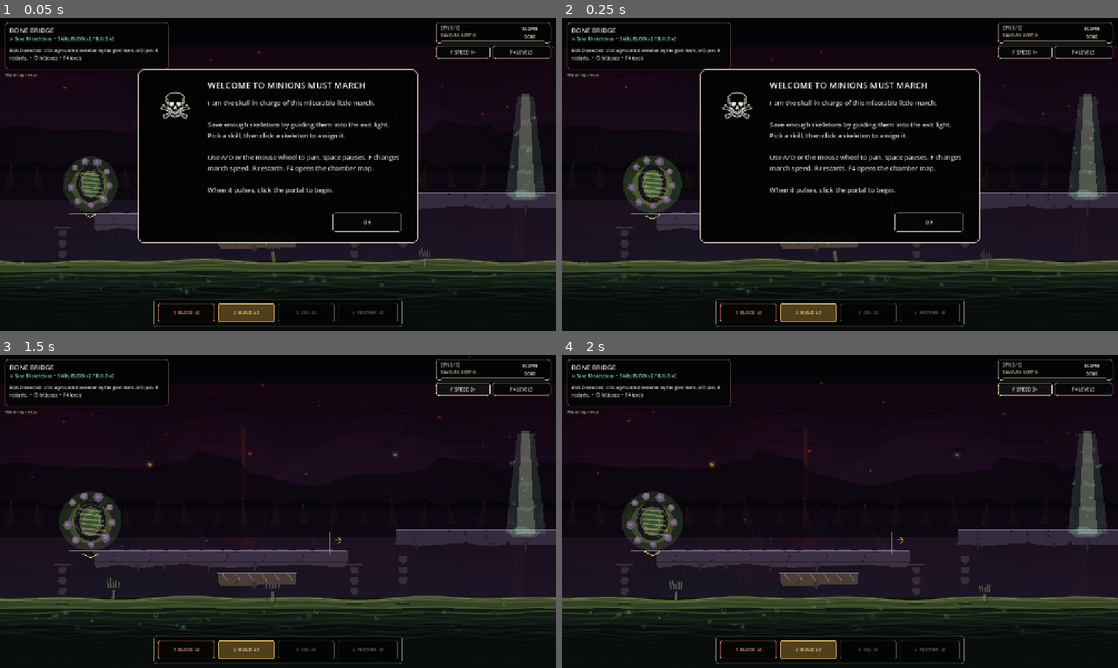
Above: before the commit, frames 1-4 (two rows, left to right).
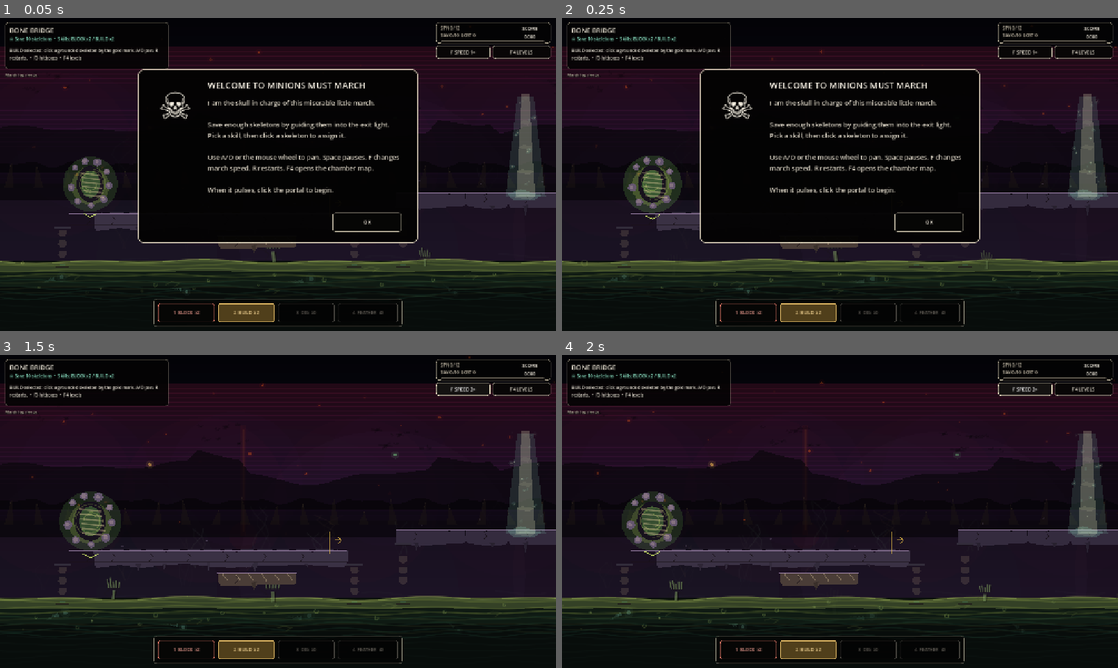
Above: after the commit, the same moments.

Repository: pwshfan1980h/minions-must-march
Game: Godot game, scene res://scenes/GameRoot.tscn
The game is run twice, just before and just after one commit, with the same random seed, the same clock (stepped at 60 frames per second) and the same inputs. Sound files missing from this copy of the repository are replaced by a short silence.
Inputs:
- Up to frame 1 (0.05 s): no input
- Up to frame 2 (0.25 s): no input
- Up to frame 3 (1.5 s): click "OK" at 0.5 s; click "F SPEED 1×" at 1.25 s
- Up to frame 4 (2 s): no input

The runs differ from the first frame. In frame 1, 1.1% of the frame differs, in the area x 0-100%, y 10-18%; in frame 2, 1.1%; in frame 3, 1.4%; in frame 4, 1.4%.

Commit message:
Add biome color and sound profiles

Diff:
--- a/scripts/audio/sfx_player.gd
+++ b/scripts/audio/sfx_player.gd
@@ -19,6 +19,7 @@
 	"job_select": preload("res://assets/audio/generated/job_select.wav"),
 	"level_success": preload("res://assets/audio/generated/level_success.wav"),
 	"level_fail": preload("res://assets/audio/generated/level_fail.wav"),
+	"ash_ambience": preload("res://assets/audio/generated/ash_ambience.wav"),
 	"styx_ambience": preload("res://assets/audio/generated/styx_ambience.wav"),
 }
 
@@ -69,13 +70,14 @@
 var _active_players: Array[Dictionary] = []
 var _ambience_player: AudioStreamPlayer
 var _ambience_tween: Tween
+var _biome_profile := ""
 
 func _ready() -> void:
 	_rng.randomize()
 	_ensure_bus("World SFX", -1.5)
 	_ensure_bus("UI SFX", -3.0)
 	_ensure_bus("Ambience", -4.0)
-	_start_styx_ambience()
+	set_biome_profile("crypt")
 
 func _exit_tree() -> void:
 	if _ambience_tween != null:
@@ -129,10 +131,20 @@
 		AudioServer.set_bus_name(index, bus_name)
 	AudioServer.set_bus_volume_db(index, volume_db)
 
-func _start_styx_ambience() -> void:
+func set_biome_profile(profile: String) -> void:
 	if DisplayServer.get_name() == "headless":
 		return
-	var loop_stream: AudioStreamWAV = STREAMS["styx_ambience"].duplicate()
+	var normalized := "ash_catacombs" if profile == "ash_catacombs" else "crypt"
+	if normalized == _biome_profile and is_instance_valid(_ambience_player):
+		return
+	_biome_profile = normalized
+	if _ambience_tween != null:
+		_ambience_tween.kill()
+	if is_instance_valid(_ambience_player):
+		_ambience_player.stop()
+		_ambience_player.queue_free()
+	var stream_id := "ash_ambience" if normalized == "ash_catacombs" else "styx_ambience"
+	var loop_stream: AudioStreamWAV = STREAMS[stream_id].duplicate()
 	loop_stream.loop_mode = AudioStreamWAV.LOOP_FORWARD
 	loop_stream.loop_begin = 0
 	loop_stream.loop_end = int(loop_stream.get_length() * float(loop_stream.mix_rate))
@@ -144,7 +156,8 @@
 	add_child(_ambience_player)
 	_ambience_player.play()
 	_ambience_tween = create_tween()
-	_ambience_tween.tween_property(_ambience_player, "volume_db", -13.0, 2.8).set_trans(Tween.TRANS_SINE).set_ease(Tween.EASE_OUT)
+	var target_volume := -14.5 if normalized == "ash_catacombs" else -13.0
+	_ambience_tween.tween_property(_ambience_player, "volume_db", target_volume, 2.8).set_trans(Tween.TRANS_SINE).set_ease(Tween.EASE_OUT)
 
 func _enforce_polyphony(sound_id: String) -> void:
 	var matches: Array[Node] = []
--- a/scripts/core/game_root.gd
+++ b/scripts/core/game_root.gd
@@ -1,5 +1,6 @@
 extends Node2D
 
+const LevelState := preload("res://scripts/core/level_state.gd")
 const WORLD_WIDTH := 2400.0
 const VIEWPORT_WIDTH := 1280.0
 const CAMERA_PAN_SPEED := 520.0
@@ -33,6 +34,7 @@
 	game_ui.pause_toggled.connect(_toggle_pause_inspect)
 	game_ui.speed_requested.connect(_set_march_speed)
 	game_ui.job_selected.connect(_on_job_selected)
+	sfx.set_biome_profile(String(LevelState.config().get("biome", "crypt")))
 	game_ui.update_stats(level_controller.get_stats())
 	_maybe_capture_screenshot()
 
--- a/scripts/terrain/terrain_root.gd
+++ b/scripts/terrain/terrain_root.gd
@@ -20,6 +20,20 @@
 const STYX_SOUL := Color("9af1d2")
 const CRYPT_EDGE := Color("a58ab2")
 const ASH_EDGE := Color("c2a079")
+const BIOME_PROFILES := {
+	"crypt": {
+		"sky_top": Color("030307"),
+		"sky_bottom": Color("21142a"),
+		"haze": Color("661533"),
+		"haze_secondary": Color("3b1957"),
+	},
+	"ash_catacombs": {
+		"sky_top": Color("070302"),
+		"sky_bottom": Color("2b1710"),
+		"haze": Color("8c2512"),
+		"haze_secondary": Color("5a3219"),
+	},
+}
 
 var collision_rects: Array[Rect2] = []
 var diggable_plugs: Array[Dictionary] = []
@@ -34,8 +48,10 @@
 var _platform_ash_specs: Array[Dictionary] = []
 var _ember_specs: Array[Dictionary] = []
 var _monster_flock_specs: Array[Dictionary] = []
+var _biome := "crypt"
 
 func _ready() -> void:
+	_biome = String(LevelState.config().get("biome", "crypt"))
 	_build_souls()
 	_build_hands()
 	_build_bubbles()
@@ -903,10 +919,13 @@
 	_draw_platform_ash_motes()
 
 func _draw_crypt_gradient() -> void:
+	var profile: Dictionary = BIOME_PROFILES.get(_biome, BIOME_PROFILES["crypt"])
+	var sky_top: Color = profile["sky_top"]
+	var sky_bottom: Color = profile["sky_bottom"]
 	var bands := 36
 	for i in bands:
 		var t := float(i) / float(bands - 1)
-		var color := Color(0.012 + t * 0.115, 0.009 + t * 0.075, 0.020 + t * 0.145, 1.0)
+		var color := sky_top.lerp(sky_bottom, t)
 		var y := t * PLAYFIELD_HEIGHT
 		draw_rect(Rect2(0, y, WORLD_WIDTH, PLAYFIELD_HEIGHT / bands + 2.0), color)
 
@@ -972,20 +991,18 @@
 
 func _draw_horizon_haze() -> void:
 	# Stronger red/purple hell-horizon, still behind the playable layer.
+	var profile: Dictionary = BIOME_PROFILES.get(_biome, BIOME_PROFILES["crypt"])
+	var haze: Color = profile["haze"]
+	var haze_secondary: Color = profile["haze_secondary"]
 	for i in 30:
 		var t := float(i) / 29.0
-		var color := Color(
-			0.18 - t * 0.08,
-			0.028 + t * 0.018,
-			0.105 + t * 0.070,
-			0.30 - t * 0.105
-		)
+		var color := Color(haze.lerp(haze_secondary, t), 0.30 - t * 0.105)
 		draw_rect(Rect2(0, 66.0 + i * 10.4, WORLD_WIDTH, 12.0), color)
 	for i in 7:
 		var x := 120.0 + float(i) * 350.0
 		var pulse := 0.72 + 0.28 * sin(_time * 0.18 + float(i) * 1.4)
-		draw_circle(Vector2(x, 315.0 + sin(float(i)) * 22.0), 190.0, Color(0.58, 0.055, 0.11, 0.045 * pulse))
-		draw_circle(Vector2(x + 72.0, 285.0), 155.0, Color(0.31, 0.09, 0.48, 0.040 * pulse))
+		draw_circle(Vector2(x, 315.0 + sin(float(i)) * 22.0), 190.0, Color(haze, 0.055 * pulse))
+		draw_circle(Vector2(x + 72.0, 285.0), 155.0, Color(haze_secondary, 0.050 * pulse))
 
 func _draw_monster_flocks() -> void:
 	for flock in _monster_flock_specs:
--- a/scripts/tools/generate_sfx.gd
+++ b/scripts/tools/generate_sfx.gd
@@ -6,6 +6,7 @@
 
 var _rng := RandomNumberGenerator.new()
 var _ambience_noise_state := 0.0
+var _ash_noise_state := 0.0
 
 func _init() -> void:
 	_rng.seed = 0xB10C_FEED
@@ -24,6 +25,7 @@
 	_write_wav("digger_crack", 0.42, _sample_digger_crack)
 	_write_wav("feather_chime", 0.62, _sample_feather_chime)
 	_write_wav("styx_ambience", 5.0, _sample_styx_ambience)
+	_write_wav("ash_ambience", 5.0, _sample_ash_ambience)
 
 	print("Generated procedural SFX in %s" % OUT_DIR)
 	quit()
@@ -168,6 +170,17 @@
 	var bubbles := sin(TAU * 90.0 * t) * pow(maxf(0.0, sin(TAU * 3.0 * t)), 12.0) * 0.035
 	return rumble * (0.55 + breath * 0.28) + churn + sludge + bubbles
 
+func _sample_ash_ambience(t: float, duration: float) -> float:
+	var loop_phase := t / duration
+	var edge_window := pow(sin(PI * loop_phase), 2.0)
+	var breath := 0.62 + 0.38 * sin(TAU * loop_phase + 0.4)
+	_ash_noise_state = lerpf(_ash_noise_state, _noise(), 0.018)
+	var hot_air := _ash_noise_state * edge_window * (0.16 + breath * 0.06)
+	var stone_hum := (sin(TAU * 42.0 * t) * 0.10 + sin(TAU * 58.0 * t + 1.1) * 0.065) * breath
+	var ember_ticks := sin(TAU * 530.0 * t) * pow(maxf(0.0, sin(TAU * 2.0 * t + 0.7)), 22.0) * 0.026
+	var distant_bell := sin(TAU * 118.0 * t) * pow(maxf(0.0, sin(TAU * loop_phase)), 8.0) * 0.035
+	return hot_air + stone_hum + ember_ticks + distant_bell
+
 func _tone(t: float, hz: float, length: float) -> float:
 	if t < 0.0 or t > length:
 		return 0.0
--- a/scripts/tools/sfx_resource_check.gd
+++ b/scripts/tools/sfx_resource_check.gd
@@ -2,6 +2,7 @@
 
 const SOUND_PATHS := [
 	"res://assets/audio/generated/bone_clack.wav",
+	"res://assets/audio/generated/ash_ambience.wav",
 	"res://assets/audio/generated/builder_snap.wav",
 	"res://assets/audio/generated/command_clatter.wav",
 	"res://assets/audio/generated/digger_crack.wav",
Not shown, added: assets/audio/generated/ash_ambience.wav.import
Not shown, added: assets/audio/generated/ash_ambience.wav
Not shown, changed: scripts/tools/headless_feature_checks.py
